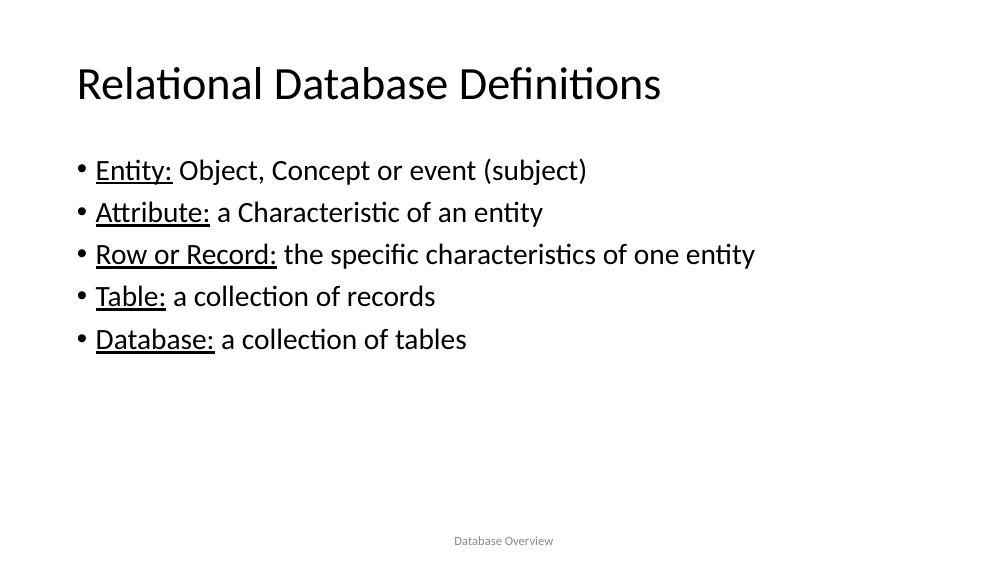
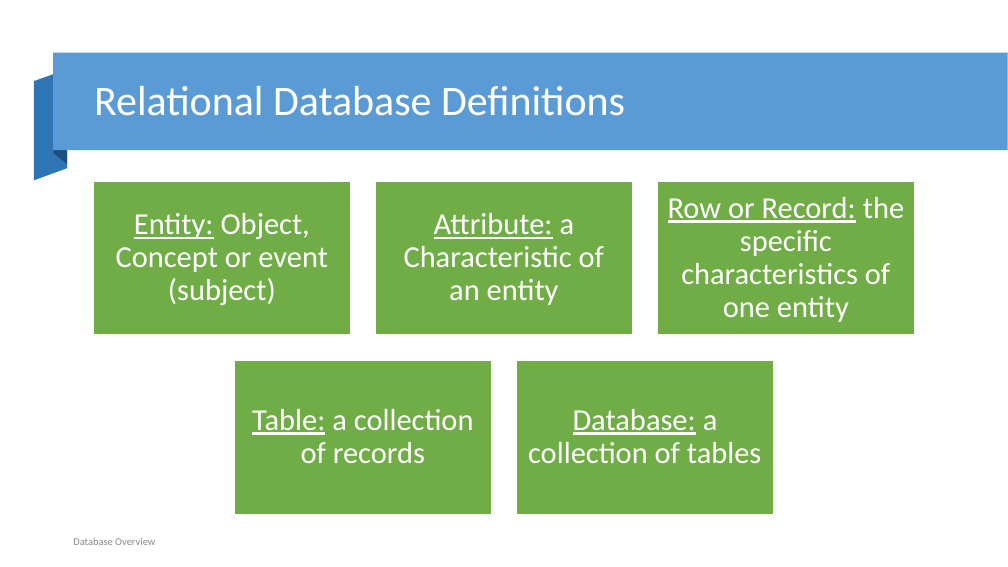
Before and after one commit to Daudsarfraz/CS4048-Data-Scienc, a slide deck: slide 15 of Slides/05_Database Overview.pptx. Drawn at 1008x567 pixels with LibreOffice and Linux fonts; fonts in the diff are those of the drawing. Boxes give left, top, right and bottom in pixels: in the first picture for what was removed or moved away, otherwise in the second. Text is boxed around its words. In the diff, an @@ line names an element or a change of style, - is before the commit and + after.

```diff
--- a/Slides/05_Database Overview.pptx
+++ b/Slides/05_Database Overview.pptx
@@ rectangle added at <box>53,53,1008,150</box>, fill #5B9BD5 @@
@@ freeform shape added at <box>54,53,67,164</box>, fill #1F4E79 @@
@@ freeform shape added at <box>34,70,67,181</box>, fill #2E75B6 @@
@@ title "Relational Database Definitions": place and size @@
-title "Relational Database Definitions" at <box>77,67,662,100</box>
+title "Relational Database Definitions" at <box>94,86,625,116</box>
@@ title "Relational Database Definitions" at <box>94,86,625,116</box>: size 44 to 40 pt, text colour #000000 to #FFFFFF @@
@@ text removed at <box>96,158,755,354</box> @@
-• Entity: Object, Concept or event (subject)
-• Attribute: a Characteristic of an entity
-• Row or Record: the specific characteristics of one entity
-• Table: a collection of records
-• Database: a collection of tables
@@ group added at <box>94,181,914,514</box>: 5 rectangles, 5 texts @@
+Entity: Object, Concept or event (subject)
+Attribute: a Characteristic of an entity
+Row or Record: the specific characteristics of one entity
+Table: a collection of records
+Database: a collection of tables
@@ text "Database Overview": place and size @@
-text "Database Overview" at <box>454,536,553,545</box>
+text "Database Overview" at <box>73,538,155,545</box>
@@ text "Database Overview" at <box>73,538,155,545</box>: size 12 to 10 pt; alignment centre to left; more space between paragraphs @@
```
Also in this commit, not shown: 23 other slides changed, 1 slide added, 2 slides removed, 9 other files.
